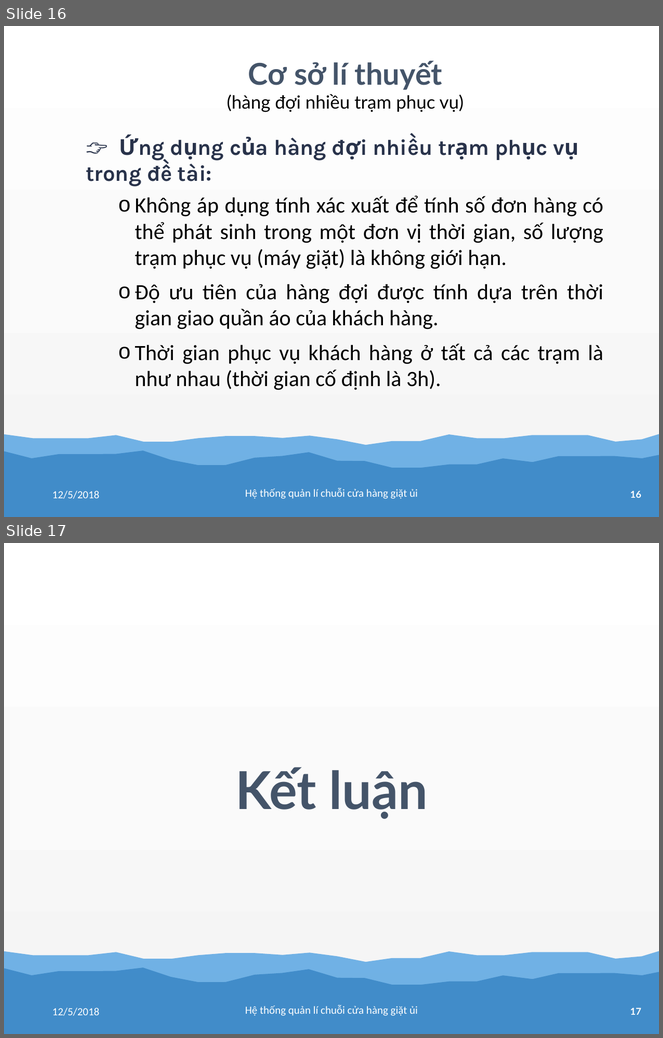
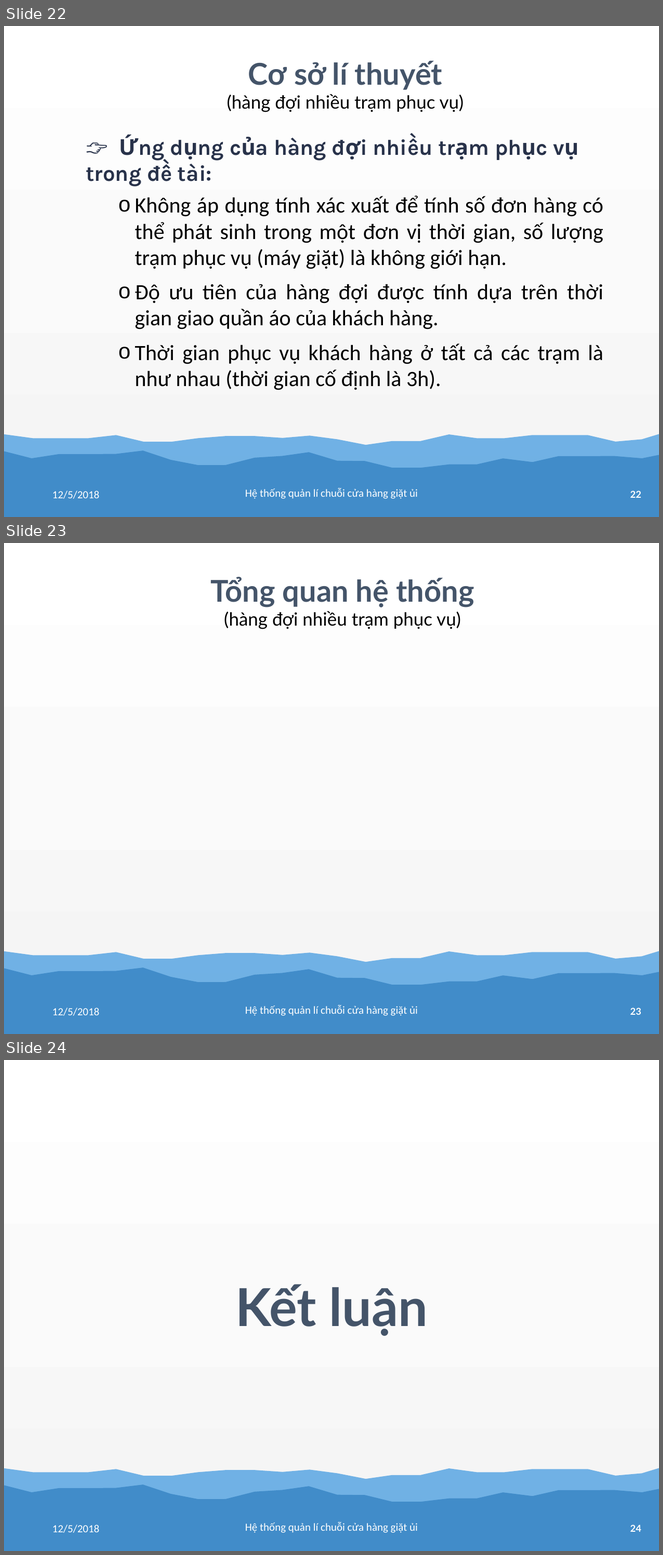
Before and after one commit to tranhoanghuan/Lu-n-v-n, a slide deck: baoCao/bao_cao.pptx. Shown one above the other, each under a label of ours: slides 16 and 17 before the commit, slides 22, 23 and 24 after it. The pictures are 663x1038 and 663x1555 pixels, drawn with LibreOffice and Linux fonts; fonts in the diff are those of the drawing. Boxes give left, top, right and bottom in pixels: in the first picture for what was removed or moved away, otherwise in the second. Text is boxed around its words. In the diff, an @@ line names an element or a change of style, - is before the commit and + after.

```diff
--- a/baoCao/bao_cao.pptx
+++ b/baoCao/bao_cao.pptx
@@ slide 23 added at [4,543,659,1034], background gradient #FFFFFF to #FBFBFB to #F2F2F2; not listed: 3 template elements that a slide beside it also shows @@
@@ text added at [210,577,474,629], 40 pt, text #000000 @@
+Tổng quan hệ thống
+(hàng đợi nhiều trạm phục vụ)
@@ text added at [52,1008,100,1016], 24 pt, text #FFFFFF @@
+12/5/2018
@@ text added at [245,1005,418,1016], 24 pt, text #FFFFFF @@
+Hệ thống quản lí chuỗi cửa hàng giặt ủi
@@ what was slide 16 is now slide 22 @@
@@ page number at [631,491,642,498]: text changed @@
-16
+22
@@ what was slide 17 is now slide 24 @@
@@ page number at [631,1525,642,1532]: text changed @@
-17
+24
```
Also in this commit, not shown: 2 slides changed, 6 other slides added.
